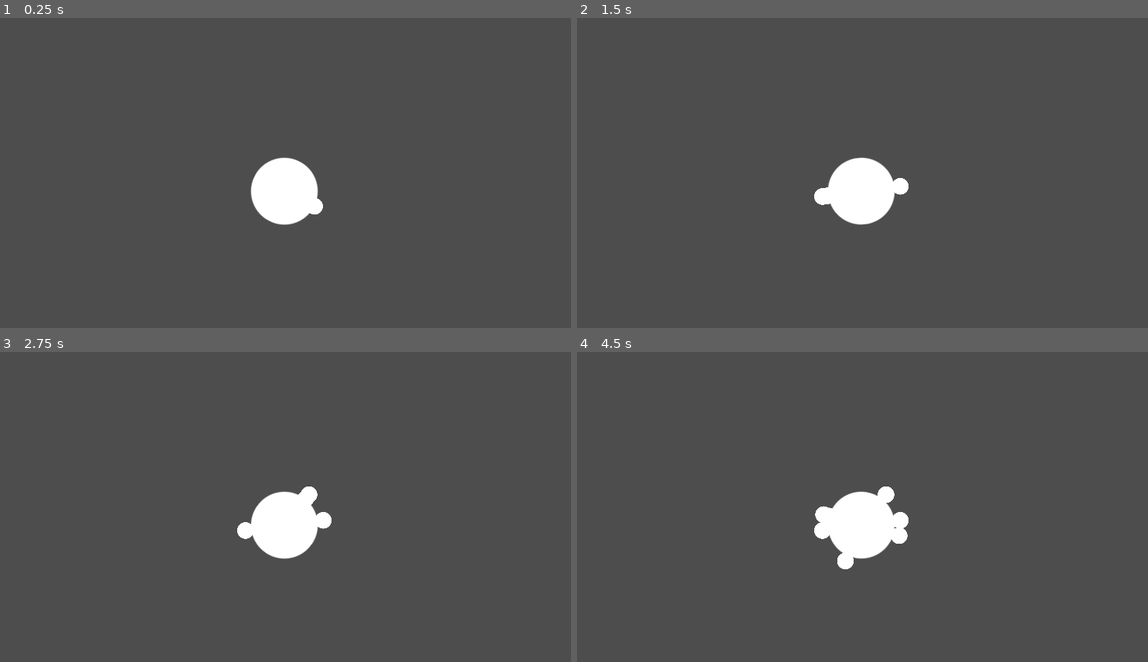
Above: before the commit, frames 1-4 (two rows, left to right).
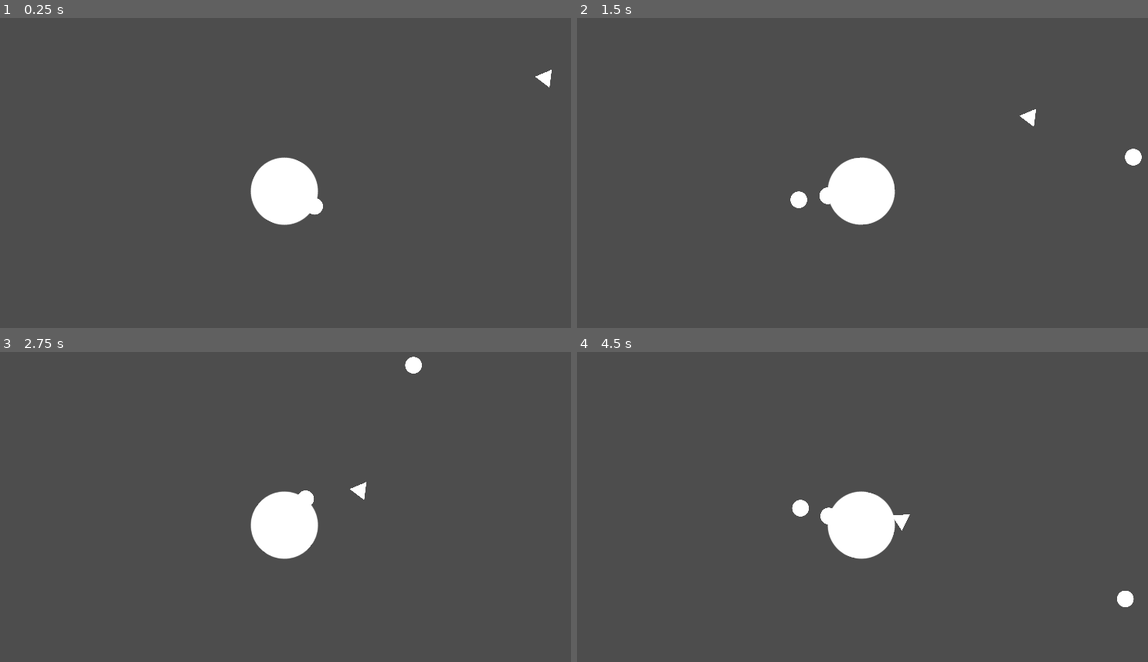
Above: after the commit, the same moments.

Repository: BonsenW/godot-static-shooter
Game: Godot game, scene res://scenes/levels/level.tscn
Two runs of this game, one before a commit and one after it. Both use one fixed random seed, a clock stepped at 60 frames per second and the inputs below.
Inputs (mouse positions are in pixels of both pictures, inside the frame that each line leads up to):
- Up to frame 1 (0.25 s): no input
- Up to frame 2 (1.5 s): move the mouse to (999, 173) at 0.52 s; click (999, 173) at 0.6 s; move the mouse to (736, 207) at 1.27 s; click (736, 207) at 1.35 s
- Up to frame 3 (2.75 s): move the mouse to (348, 448) at 2.02 s; click (348, 448) at 2.1 s
- Up to frame 4 (4.5 s): move the mouse to (828, 593) at 2.77 s; click (828, 593) at 2.85 s; move the mouse to (1045, 578) at 3.52 s; click (1045, 578) at 3.6 s; move the mouse to (674, 472) at 4.27 s; click (674, 472) at 4.35 s

The runs differ from the first frame. In frame 1, 0.2% of the frame differs, in the area x 43-97%, y 16-67%; in frame 2, 0.6%; in frame 3, 0.6%; in frame 4, 0.9%, in the area x 37-98%, y 43-83%.

Commit message:
Completed gun-bullet functionality

Diff:
--- a/project.godot
+++ b/project.godot
@@ -10,9 +10,14 @@
 
 [application]
 
-config/name="Dungeon Game"
+config/name="Static Shooter"
+config/tags=PackedStringArray("development")
 run/main_scene="res://scenes/levels/level.tscn"
 config/features=PackedStringArray("4.2", "GL Compatibility")
+
+[autoload]
+
+Player="*res://scenes/player/player.tscn"
 
 [display]
 
@@ -59,6 +64,7 @@
 
 2d_physics/layer_1="Player"
 2d_physics/layer_2="Enemy"
+2d_physics/layer_3="Projectile"
 
 [rendering]
 
--- /dev/null
+++ b/scenes/bullet/bullet.gd
@@ -0,0 +1,11 @@
+extends RigidBody2D
+
+var damage: int = 0
+
+func _on_body_entered(body: Node) -> void:
+	if body.has_method("hit"):
+		body.hit(damage)
+		queue_free()
+
+func _on_life_time_timer_timeout() -> void:
+	queue_free()
--- a/scenes/bullet/bullet.tscn
+++ b/scenes/bullet/bullet.tscn
@@ -1,12 +1,19 @@
-[gd_scene load_steps=3 format=3 uid="uid://cysrswq78gf4c"]
+[gd_scene load_steps=4 format=3 uid="uid://cysrswq78gf4c"]
 
 [ext_resource type="Texture2D" uid="uid://cgw04uttxrtco" path="res://assets/PlaceHolderSprites.png" id="1_e5wbd"]
+[ext_resource type="Script" path="res://scenes/bullet/bullet.gd" id="1_k5mtp"]
 
 [sub_resource type="CircleShape2D" id="CircleShape2D_vkvi6"]
 radius = 13.8924
 
 [node name="Bullet" type="RigidBody2D"]
+collision_layer = 4
+collision_mask = 2
 gravity_scale = 0.0
+can_sleep = false
+max_contacts_reported = 1
+contact_monitor = true
+script = ExtResource("1_k5mtp")
 
 [node name="Sprite2D" type="Sprite2D" parent="."]
 scale = Vector2(0.25, 0.25)
@@ -16,3 +23,11 @@
 
 [node name="CollisionShape2D" type="CollisionShape2D" parent="."]
 shape = SubResource("CircleShape2D_vkvi6")
+
+[node name="LifeTimeTimer" type="Timer" parent="."]
+wait_time = 3.0
+one_shot = true
+autostart = true
+
+[connection signal="body_entered" from="." to="." method="_on_body_entered"]
+[connection signal="timeout" from="LifeTimeTimer" to="." method="_on_life_time_timer_timeout"]
--- /dev/null
+++ b/scenes/enemy/basic_enemy.gd
@@ -0,0 +1,19 @@
+extends CharacterBody2D
+
+@export var health: int = 100
+@export var speed: int = 150
+
+func _physics_process(delta: float) -> void:
+	# Look at player
+	look_at(Player.position)
+	# Move towards the players direction
+	var direction := (Player.position - position).normalized()
+	velocity = speed * direction
+	# Apply movement calculations
+	move_and_slide()
+
+func hit(damage: int) -> void:
+	health -= damage
+
+	if health <= 0:
+		queue_free()
--- /dev/null
+++ b/scenes/enemy/basic_enemy.tscn
@@ -0,0 +1,19 @@
+[gd_scene load_steps=3 format=3 uid="uid://671eug6hhs8p"]
+
+[ext_resource type="Script" path="res://scenes/enemy/basic_enemy.gd" id="1_i78eg"]
+[ext_resource type="Texture2D" uid="uid://cgw04uttxrtco" path="res://assets/PlaceHolderSprites.png" id="2_pp21h"]
+
+[node name="BasicEnemy" type="CharacterBody2D"]
+collision_layer = 2
+collision_mask = 5
+script = ExtResource("1_i78eg")
+metadata/_edit_group_ = true
+
+[node name="Sprite2D" type="Sprite2D" parent="."]
+scale = Vector2(0.25, 0.25)
+texture = ExtResource("2_pp21h")
+region_enabled = true
+region_rect = Rect2(412, 45, 135, 117)
+
+[node name="CollisionPolygon2D" type="CollisionPolygon2D" parent="."]
+polygon = PackedVector2Array(0, -15, -17, 15, 17, 15)
--- a/scenes/levels/level.gd
+++ b/scenes/levels/level.gd
@@ -1,13 +1,13 @@
 extends Node2D
 
-func _on_player_attack_input_pressed(bullet_path: Resource, spawn_position: Vector2) -> void:
+func _on_player_attack_input_pressed(bullet_path: Resource, spawn_position: Vector2, damage: int, fire_power: int) -> void:
 	# Instantiate the bullet
-	var bullet: RigidBody2D = bullet_path.instantiate() as RigidBody2D
-
+	var bullet := bullet_path.instantiate() as RigidBody2D
 	# Set properties of bullet
 	bullet.position = spawn_position
-
-	#bullet.apply_impulse(spawn_position*)
-
+	bullet.damage = damage
+	# Shoot bullet
+	print(fire_power)
+	bullet.apply_impulse(spawn_position.normalized() * fire_power)
 	# Add the bullet instance as a child of the current scene
 	add_child(bullet)
--- a/scenes/levels/level.tscn
+++ b/scenes/levels/level.tscn
@@ -1,7 +1,8 @@
-[gd_scene load_steps=3 format=3 uid="uid://bxkytj5pkx4yp"]
+[gd_scene load_steps=4 format=3 uid="uid://bxkytj5pkx4yp"]
 
 [ext_resource type="Script" path="res://scenes/levels/level.gd" id="1_frtwf"]
 [ext_resource type="PackedScene" uid="uid://cgtnycg7fipsl" path="res://scenes/player/player.tscn" id="1_t6fkf"]
+[ext_resource type="PackedScene" uid="uid://671eug6hhs8p" path="res://scenes/enemy/basic_enemy.tscn" id="3_4bsrw"]
 
 [node name="Level" type="Node2D"]
 script = ExtResource("1_frtwf")
@@ -10,4 +11,7 @@
 
 [node name="Camera2D" type="Camera2D" parent="."]
 
+[node name="BasicEnemy" parent="." instance=ExtResource("3_4bsrw")]
+position = Vector2(523, -221)
+
 [connection signal="attack_input_pressed" from="Player" to="." method="_on_player_attack_input_pressed"]
--- a/scenes/player/player.gd
+++ b/scenes/player/player.gd
@@ -1,16 +1,16 @@
 extends StaticBody2D
 
-signal attack_input_pressed(bullet_path: Resource, spawn_position: Vector2)
+signal attack_input_pressed(bullet_path: Resource, spawn_position: Vector2, damage: int, fire_power: int)
 
-@export var fire_power: int = 22
+@export var fire_power: int = 550
+@export var damage: int = 25
 
-var bullet_path: Resource = preload("res://scenes/bullet/bullet.tscn")
+var bullet_path := preload("res://scenes/bullet/bullet.tscn")
 
 func _process(delta: float) -> void:
-
 	# Handles shooting input
 	if Input.is_action_just_pressed("attack"):
-		attack_input_pressed.emit(bullet_path, $Marker2D.global_position)
+		attack_input_pressed.emit(bullet_path, $Marker2D.global_position, damage, fire_power)
 
 	# Aim at mouse position
 	look_at(get_global_mouse_position())
--- a/scenes/player/player.tscn
+++ b/scenes/player/player.tscn
@@ -7,7 +7,7 @@
 radius = 59.5063
 
 [node name="Player" type="StaticBody2D"]
-collision_mask = 2
+collision_mask = 6
 script = ExtResource("1_trqnh")
 
 [node name="Sprite2D" type="Sprite2D" parent="."]
Not shown, added: scenes/enemy/bas62C0.tmp
